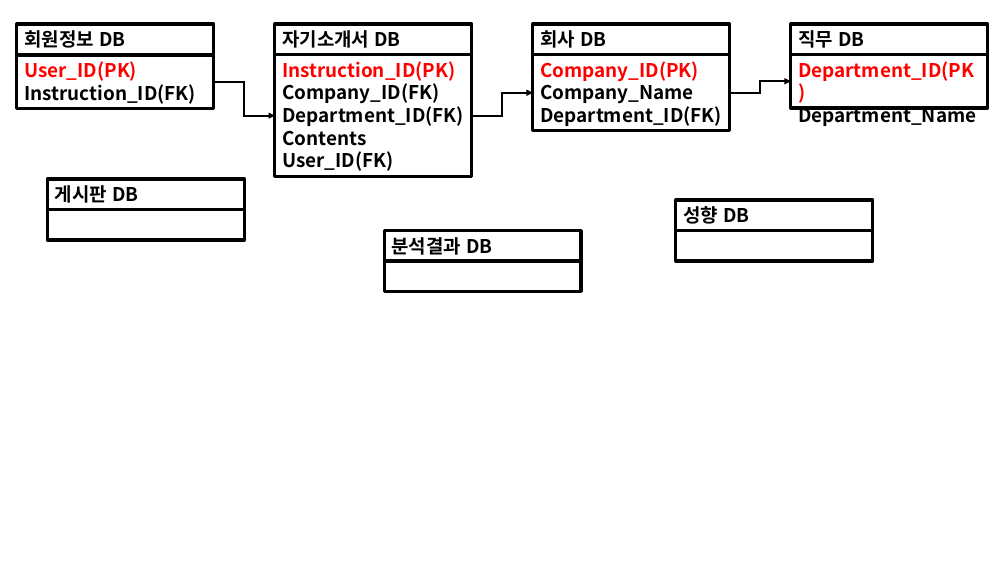
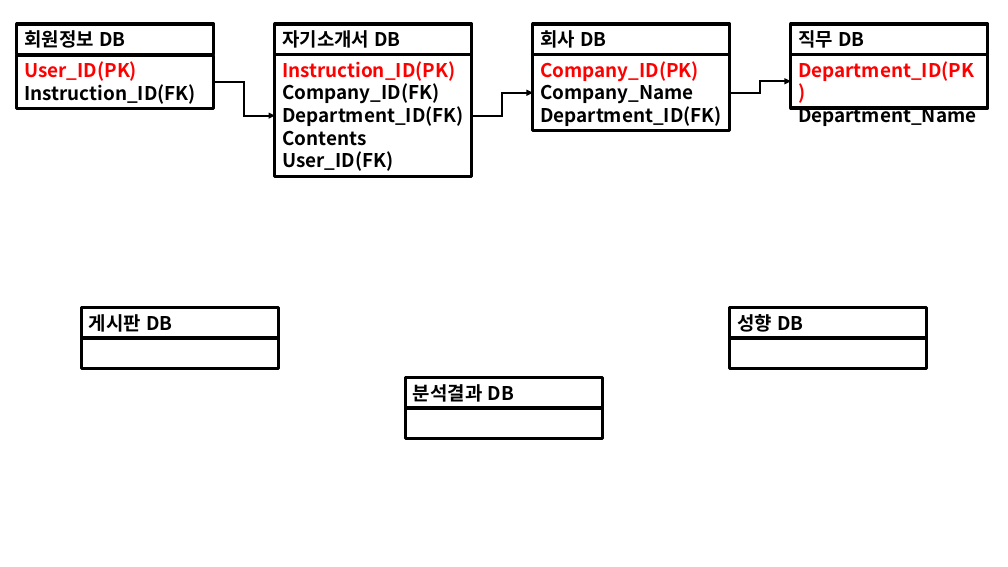
Before and after one commit to JoSihun/Hanium_Project, a slide deck: slide 1 of Hanium_AI_Introduction/Temp/DB_Modeling.pptx (slide 2 before the commit). Drawn at 1008x567 pixels with LibreOffice and Linux fonts; fonts in the diff are those of the drawing. Boxes give left, top, right and bottom in pixels: in the first picture for what was removed or moved away, otherwise in the second. Text is boxed around its words. In the diff, an @@ line names an element or a change of style, - is before the commit and + after.

```diff
--- a/Hanium_AI_Introduction/Temp/DB_Modeling.pptx
+++ b/Hanium_AI_Introduction/Temp/DB_Modeling.pptx
@@ rectangle "게시판 DB" moved from (x1=48, y1=179, x2=244, y2=209) to (x1=82, y1=308, x2=278, y2=338) @@
@@ rectangle "성향 DB" moved from (x1=676, y1=200, x2=873, y2=230) to (x1=730, y1=308, x2=926, y2=338) @@
@@ rectangle moved from (x1=48, y1=209, x2=244, y2=240) to (x1=82, y1=338, x2=278, y2=368) @@
@@ rectangle moved from (x1=676, y1=231, x2=873, y2=261) to (x1=730, y1=338, x2=926, y2=368) @@
@@ rectangle "분석결과 DB" moved from (x1=384, y1=231, x2=581, y2=261) to (x1=405, y1=377, x2=602, y2=408) @@
@@ rectangle moved from (x1=384, y1=261, x2=581, y2=291) to (x1=405, y1=408, x2=602, y2=439) @@
```
Also in this commit, not shown: 1 other slide changed.
